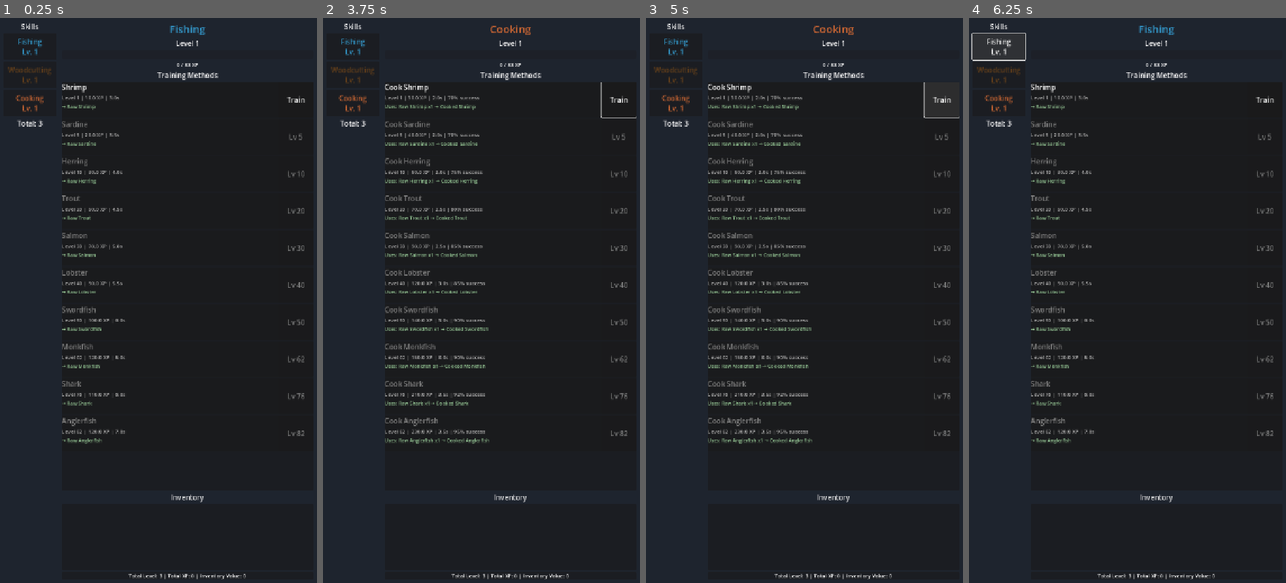
Above: before the commit, frames 1-4 (left to right).
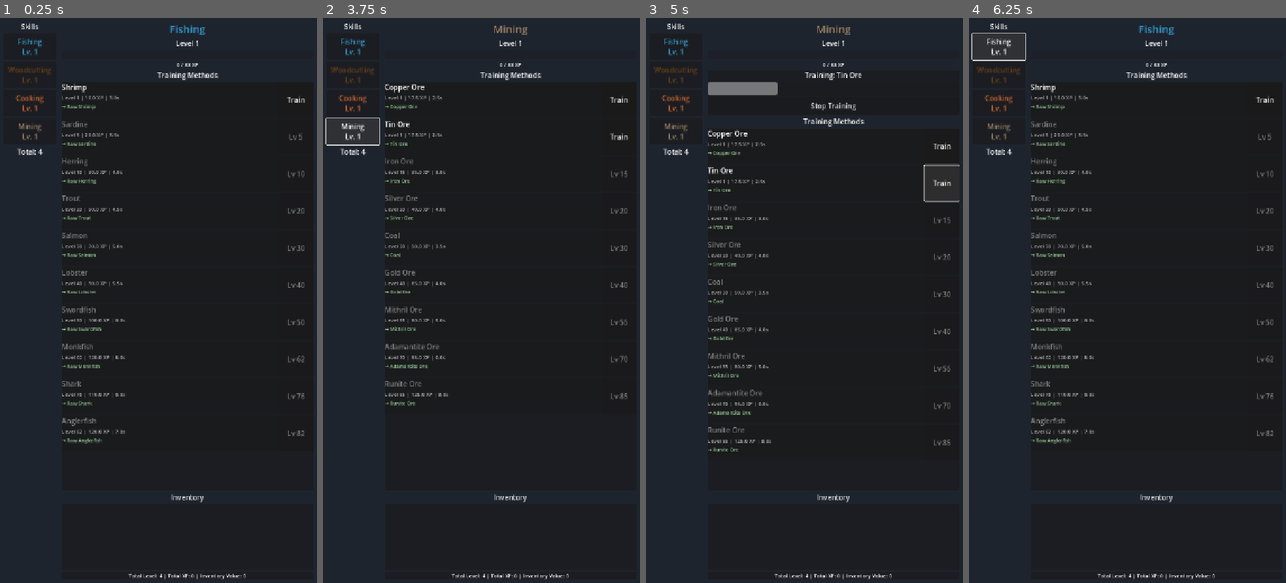
Above: after the commit, the same moments.

Repository: fahmed93/idlescapers
Game: Godot game, scene res://scenes/main.tscn
The game is run twice, just before and just after one commit, with the same random seed, the same clock (stepped at 60 frames per second) and the same inputs.
Inputs (mouse positions are in pixels of both pictures, inside the frame that each line leads up to):
- Up to frame 1 (0.25 s): no input
- Up to frame 2 (3.75 s): click "Fishing Lv. 1" at 0.5 s; click "Woodcutting Lv. 1" at 1.25 s; click "Cooking Lv. 1" at 2 s; click "Train" at 2.75 s; click (351, 131) at 3.5 s, where only the run after the commit has a clickable "Mining Lv. 1"
- Up to frame 3 (5 s): click "Train" at 4.25 s
- Up to frame 4 (6.25 s): click (1156, 108) at 5 s, where only the run after the commit has a clickable "Stop Training"; click "Fishing Lv. 1" at 5.75 s

The runs differ from the first frame. In frame 1, 0.2% of the frame differs, in the area x 5-52%, y 18-100%; in frame 2, 3.3%; in frame 3, 5.7%, in the area x 5-99%, y 1-100%; in frame 4, 0.2%.

Commit message:
Implement Mining skill with all ore types and training methods
Co-authored-by: fahmed93 <4407704+fahmed93@users.noreply.github.com>

Diff:
--- a/autoload/game_manager.gd
+++ b/autoload/game_manager.gd
@@ -109,6 +109,17 @@
 	skill_xp["cooking"] = 0.0
 	skill_levels["cooking"] = 1
 
+	# Create Mining skill
+	var mining := SkillData.new()
+	mining.id = "mining"
+	mining.name = "Mining"
+	mining.description = "Extract ores and gems from rocks."
+	mining.color = Color(0.6, 0.5, 0.4)
+	mining.training_methods = _create_mining_methods()
+	skills["mining"] = mining
+	skill_xp["mining"] = 0.0
+	skill_levels["mining"] = 1
+
 func _create_fishing_methods() -> Array[TrainingMethodData]:
 	var methods: Array[TrainingMethodData] = []
 
@@ -414,6 +425,101 @@
 
 	return methods
 
+func _create_mining_methods() -> Array[TrainingMethodData]:
+	var methods: Array[TrainingMethodData] = []
+
+	var copper := TrainingMethodData.new()
+	copper.id = "copper_ore"
+	copper.name = "Copper Ore"
+	copper.description = "Mine copper from rocks."
+	copper.level_required = 1
+	copper.xp_per_action = 17.5
+	copper.action_time = 2.5
+	copper.produced_items = {"copper_ore": 1}
+	methods.append(copper)
+
+	var tin := TrainingMethodData.new()
+	tin.id = "tin_ore"
+	tin.name = "Tin Ore"
+	tin.description = "Mine tin from rocks."
+	tin.level_required = 1
+	tin.xp_per_action = 17.5
+	tin.action_time = 2.5
+	tin.produced_items = {"tin_ore": 1}
+	methods.append(tin)
+
+	var iron := TrainingMethodData.new()
+	iron.id = "iron_ore"
+	iron.name = "Iron Ore"
+	iron.description = "Mine iron from rocks."
+	iron.level_required = 15
+	iron.xp_per_action = 35.0
+	iron.action_time = 3.0
+	iron.produced_items = {"iron_ore": 1}
+	methods.append(iron)
+
+	var silver := TrainingMethodData.new()
+	silver.id = "silver_ore"
+	silver.name = "Silver Ore"
+	silver.description = "Mine silver from rocks."
+	silver.level_required = 20
+	silver.xp_per_action = 40.0
+	silver.action_time = 4.0
+	silver.produced_items = {"silver_ore": 1}
+	methods.append(silver)
+
+	var coal_ore := TrainingMethodData.new()
+	coal_ore.id = "coal"
+	coal_ore.name = "Coal"
+	coal_ore.description = "Mine coal for smelting."
+	coal_ore.level_required = 30
+	coal_ore.xp_per_action = 50.0
+	coal_ore.action_time = 3.5
+	coal_ore.produced_items = {"coal": 1}
+	methods.append(coal_ore)
+
+	var gold := TrainingMethodData.new()
+	gold.id = "gold_ore"
+	gold.name = "Gold Ore"
+	gold.description = "Mine gold from rocks."
+	gold.level_required = 40
+	gold.xp_per_action = 65.0
+	gold.action_time = 4.0
+	gold.produced_items = {"gold_ore": 1}
+	methods.append(gold)
+
+	var mithril := TrainingMethodData.new()
+	mithril.id = "mithril_ore"
+	mithril.name = "Mithril Ore"
+	mithril.description = "Mine mithril from rocks."
+	mithril.level_required = 55
+	mithril.xp_per_action = 80.0
+	mithril.action_time = 5.0
+	mithril.produced_items = {"mithril_ore": 1}
+	methods.append(mithril)
+
+	var adamantite := TrainingMethodData.new()
+	adamantite.id = "adamantite_ore"
+	adamantite.name = "Adamantite Ore"
+	adamantite.description = "Mine adamantite from rocks."
+	adamantite.level_required = 70
+	adamantite.xp_per_action = 95.0
+	adamantite.action_time = 6.0
+	adamantite.produced_items = {"adamantite_ore": 1}
+	methods.append(adamantite)
+
+	var runite := TrainingMethodData.new()
+	runite.id = "runite_ore"
+	runite.name = "Runite Ore"
+	runite.description = "Mine runite from rocks."
+	runite.level_required = 85
+	runite.xp_per_action = 125.0
+	runite.action_time = 8.0
+	runite.produced_items = {"runite_ore": 1}
+	methods.append(runite)
+
+	return methods
+
 ## Get current skill level
 func get_skill_level(skill_id: String) -> int:
 	return skill_levels.get(skill_id, 1)
--- a/autoload/inventory.gd
+++ b/autoload/inventory.gd
@@ -49,6 +49,17 @@
 	_add_item("yew_logs", "Yew Logs", "Valuable yew logs.", ItemData.ItemType.RAW_MATERIAL, 200)
 	_add_item("magic_logs", "Magic Logs", "Magical logs.", ItemData.ItemType.RAW_MATERIAL, 500)
 	_add_item("redwood_logs", "Redwood Logs", "Massive redwood logs.", ItemData.ItemType.RAW_MATERIAL, 1000)
+
+	# Ores
+	_add_item("copper_ore", "Copper Ore", "A soft reddish ore.", ItemData.ItemType.RAW_MATERIAL, 5)
+	_add_item("tin_ore", "Tin Ore", "A silvery ore.", ItemData.ItemType.RAW_MATERIAL, 5)
+	_add_item("iron_ore", "Iron Ore", "A common metallic ore.", ItemData.ItemType.RAW_MATERIAL, 15)
+	_add_item("silver_ore", "Silver Ore", "A shiny precious ore.", ItemData.ItemType.RAW_MATERIAL, 25)
+	_add_item("coal", "Coal", "Fuel for smelting.", ItemData.ItemType.RAW_MATERIAL, 30)
+	_add_item("gold_ore", "Gold Ore", "A valuable golden ore.", ItemData.ItemType.RAW_MATERIAL, 50)
+	_add_item("mithril_ore", "Mithril Ore", "A light blue ore.", ItemData.ItemType.RAW_MATERIAL, 100)
+	_add_item("adamantite_ore", "Adamantite Ore", "A greenish ore.", ItemData.ItemType.RAW_MATERIAL, 200)
+	_add_item("runite_ore", "Runite Ore", "A rare cyan ore.", ItemData.ItemType.RAW_MATERIAL, 500)
 
 ## Helper to add item definition
 func _add_item(id: String, display_name: String, desc: String, type: ItemData.ItemType, value: int) -> void:
